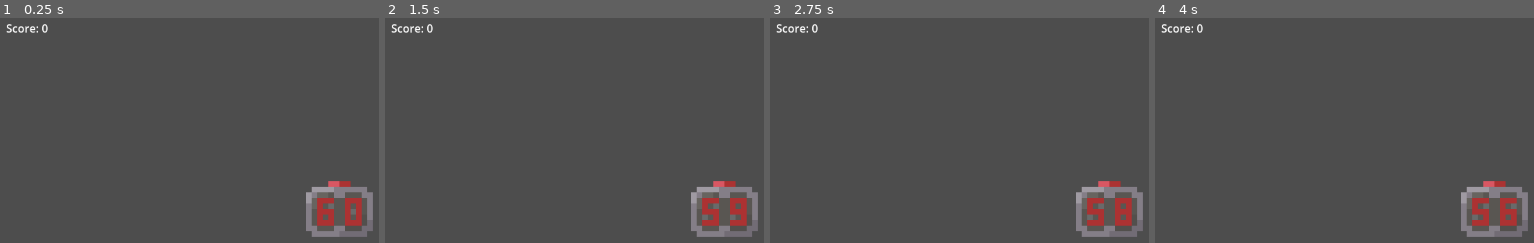
Above: before the commit, frames 1-4 (left to right).
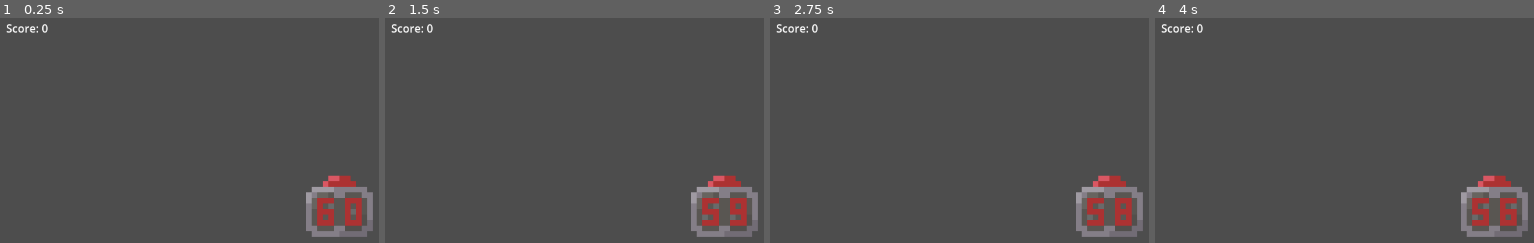
Above: after the commit, the same moments.

Repository: GragonGit/Too-Many-Timers
Game: Godot game, scene res://main.tscn
The game is run twice, just before and just after one commit, with the same random seed, the same clock (stepped at 60 frames per second) and the same inputs.
Inputs (mouse positions are in pixels of both pictures, inside the frame that each line leads up to):
- Up to frame 1 (0.25 s): no input
- Up to frame 2 (1.5 s): tap Enter at 0.5 s; move the mouse to (726, 182) at 0.52 s; click (726, 182) at 0.67 s; tap Space at 1.25 s; move the mouse to (outside the picture) at 1.27 s; click (outside the picture) at 1.42 s
- Up to frame 3 (2.75 s): tap Enter at 2 s; move the mouse to (outside the picture) at 2.02 s; click (outside the picture) at 2.17 s
- Up to frame 4 (4 s): tap Space at 2.75 s; move the mouse to (outside the picture) at 2.77 s; click (outside the picture) at 2.92 s; tap Enter at 3.5 s; move the mouse to (outside the picture) at 3.52 s; click (outside the picture) at 3.67 s

The runs differ from the first frame. In frame 1, 0.3% of the frame differs, in the area x 85-94%, y 69-76%; in frame 2, 0.3%; in frame 3, 0.3%; in frame 4, 0.3%.

Commit message:
Add animations to clock

Diff:
--- a/Timer/DigitalClock/DigitalClock.gd
+++ b/Timer/DigitalClock/DigitalClock.gd
@@ -7,10 +7,22 @@
 
 var seconds0: int = 0
 var seconds1: int = 0
+var is_pressed: bool = false
 
 func press_reset_button_area2d(_viewport: Node, event: InputEvent, _shape_idx: int) -> void:
-	if event is InputEventMouseButton and event.button_index == MOUSE_BUTTON_LEFT and event.pressed:
-		reset.emit()
+	if event is InputEventMouseButton and event.button_index == MOUSE_BUTTON_LEFT:
+		if event.is_pressed():
+			is_pressed = true
+			play("press")
+			reset.emit()
+		elif event.is_released():
+			is_pressed = false
+			play("release")
+
+func on_mouse_exited_reset_button_area2d() -> void:
+	if is_pressed:
+		is_pressed = false
+		play("release")
 
 func on_value_changed(value: float) -> void:
 	seconds0 = int(value) % 10
--- a/Timer/DigitalClock/DigitalClockAnim.tres
+++ b/Timer/DigitalClock/DigitalClockAnim.tres
@@ -2,32 +2,17 @@
 
 [ext_resource type="Texture2D" uid="uid://br4xjpvvl6tns" path="res://Timer/DigitalClock/DigitalClock.png" id="1_fun3s"]
 
-[sub_resource type="AtlasTexture" id="AtlasTexture_c76j7"]
+[sub_resource type="AtlasTexture" id="AtlasTexture_565sx"]
 atlas = ExtResource("1_fun3s")
-region = Rect2(0, 0, 16, 16)
+region = Rect2(16, 0, 16, 16)
 
 [sub_resource type="AtlasTexture" id="AtlasTexture_fun3s"]
 atlas = ExtResource("1_fun3s")
 region = Rect2(0, 0, 16, 16)
 
-[sub_resource type="AtlasTexture" id="AtlasTexture_565sx"]
-atlas = ExtResource("1_fun3s")
-region = Rect2(16, 0, 16, 16)
-
 [resource]
 animations = [{
 "frames": [{
-"duration": 1.0,
-"texture": SubResource("AtlasTexture_c76j7")
-}],
-"loop": 0,
-"name": &"idle",
-"speed": 5.0
-}, {
-"frames": [{
-"duration": 1.0,
-"texture": SubResource("AtlasTexture_fun3s")
-}, {
 "duration": 1.0,
 "texture": SubResource("AtlasTexture_565sx")
 }],
@@ -37,17 +22,6 @@
 }, {
 "frames": [{
 "duration": 1.0,
-"texture": SubResource("AtlasTexture_565sx")
-}],
-"loop": 0,
-"name": &"pressed",
-"speed": 5.0
-}, {
-"frames": [{
-"duration": 1.0,
-"texture": SubResource("AtlasTexture_565sx")
-}, {
-"duration": 1.0,
 "texture": SubResource("AtlasTexture_fun3s")
 }],
 "loop": 0,
